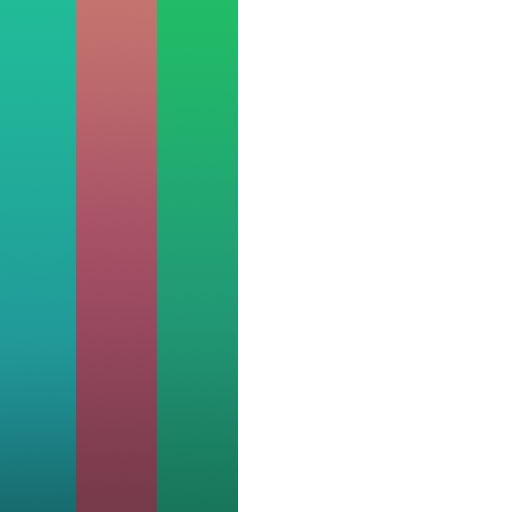
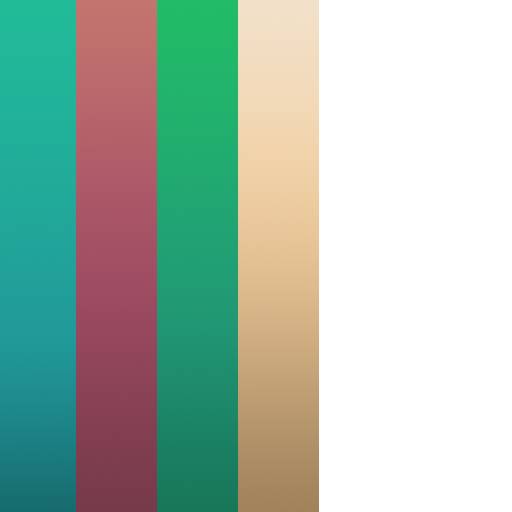
Layers edited between the first and the second 512x512 image:
added layer "Rectangle 1 copy 3" above "Rectangle 1 copy 2" over [238, 0, 319, 512]
